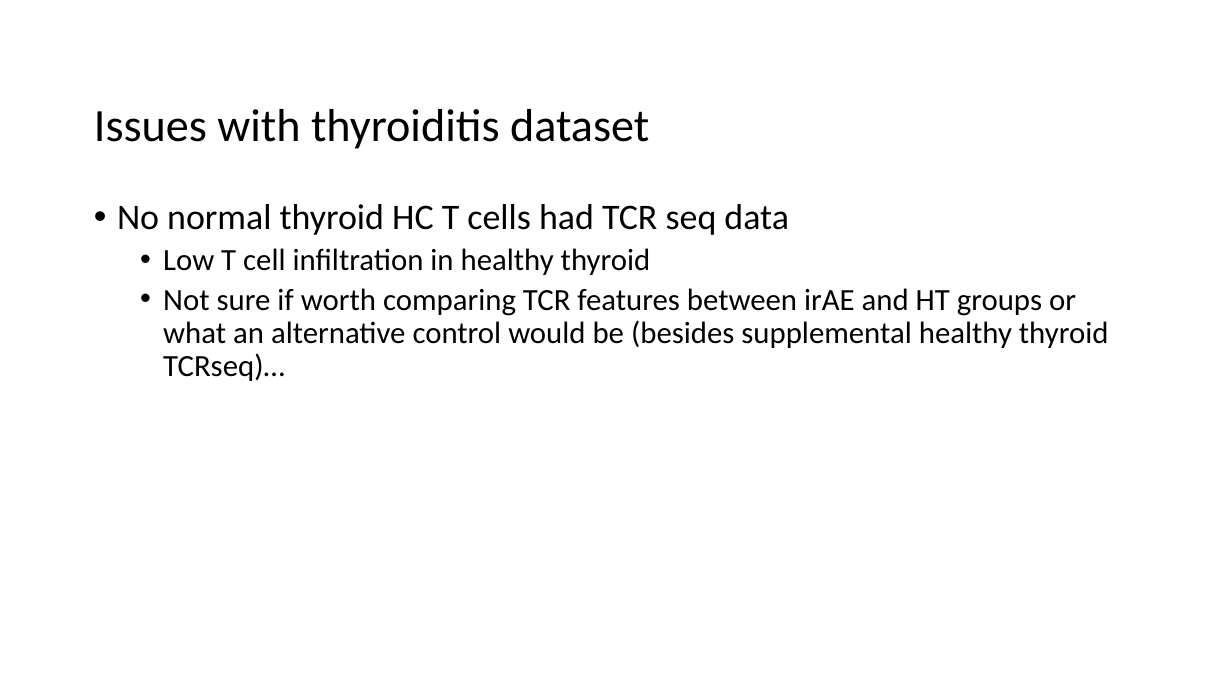
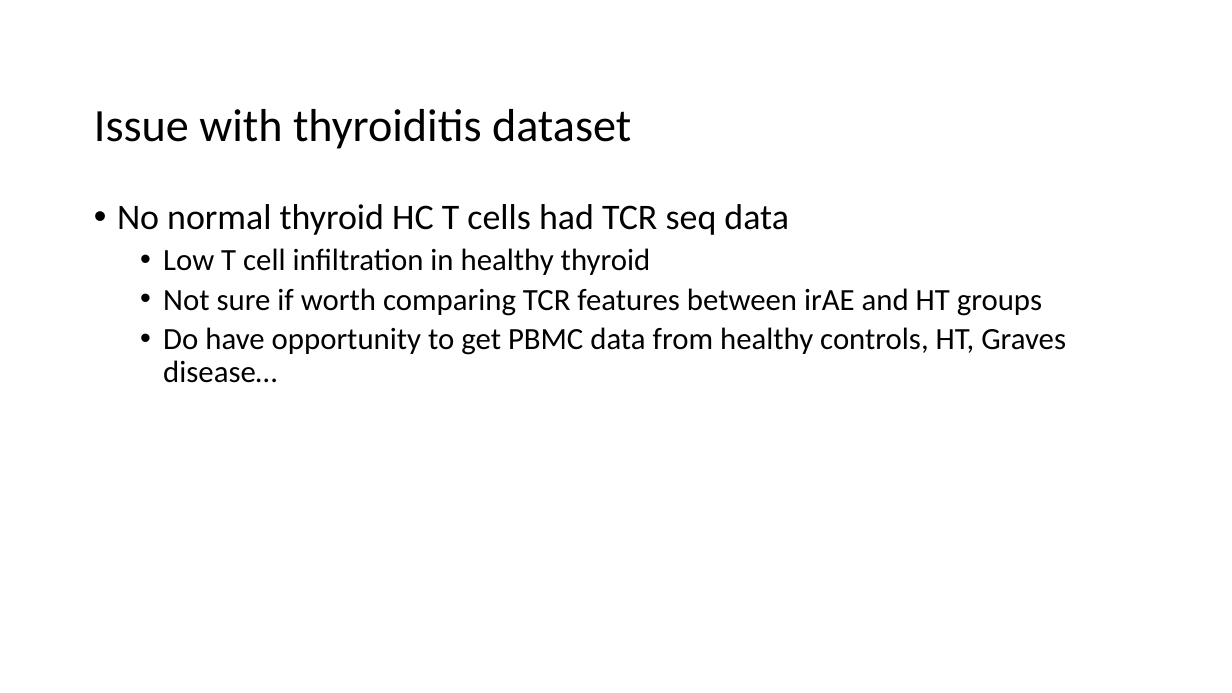
Before and after one commit to tybottorff/bottorffdocs, a slide deck: slide 9 of linsley_postdoc/presentations/weekly_meetings/12_14_23.pptx (slide 8 before the commit). Drawn at 1232x693 pixels with LibreOffice and Linux fonts; fonts in the diff are those of the drawing. Boxes give left, top, right and bottom in pixels: in the first picture for what was removed or moved away, otherwise in the second. Text is boxed around its words. In the diff, an @@ line names an element or a change of style, - is before the commit and + after.

```diff
--- a/linsley_postdoc/presentations/weekly_meetings/12_14_23.pptx
+++ b/linsley_postdoc/presentations/weekly_meetings/12_14_23.pptx
@@ title at [94, 109, 631, 149]: text changed @@
-Issues with thyroiditis dataset
+Issue with thyroiditis dataset
@@ text at [163, 288, 1066, 383]: text changed @@
-  • Not sure if worth comparing TCR features between irAE and HT groups or what an alternative control would be (besides supplemental healthy thyroid TCRseq)…
+  • Not sure if worth comparing TCR features between irAE and HT groups
+  • Do have opportunity to get PBMC data from healthy controls, HT, Graves disease…
```
Also in this commit, not shown: 2 other slides changed, 1 slide added.
